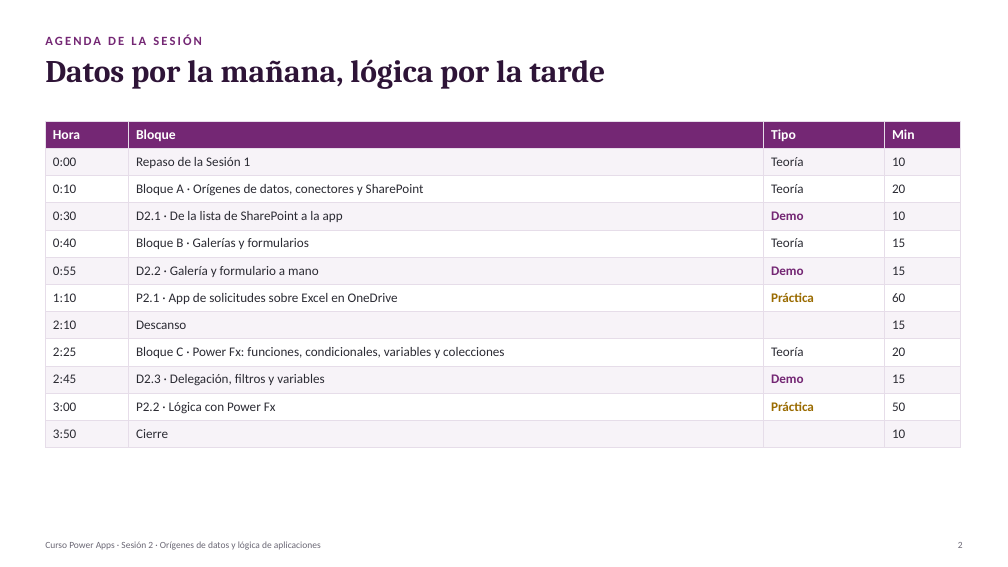
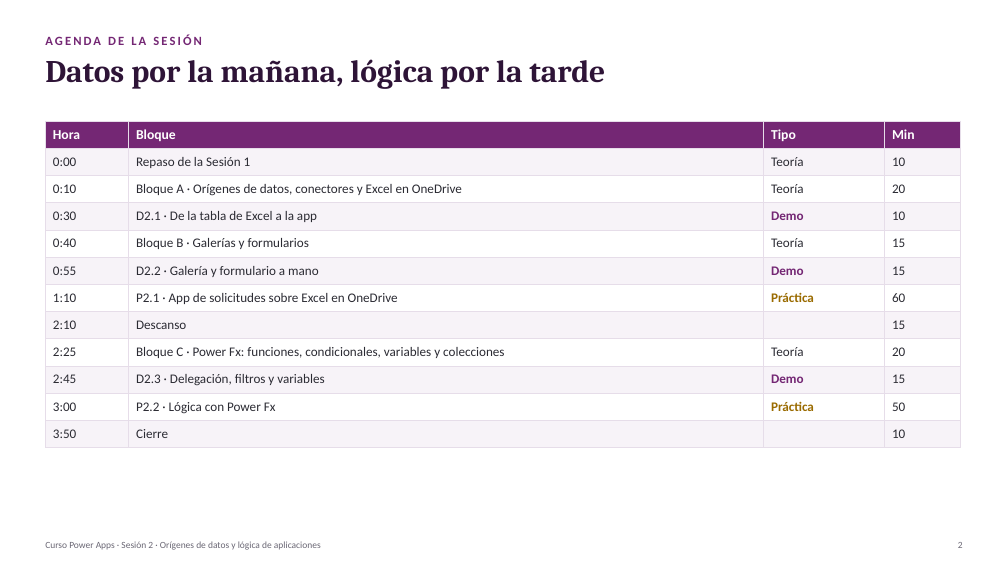
Before and after one commit to jorloicono/AF-POWER-APPS-FUNDAMENTOS, a slide deck: slide 2 of SESION_2/Sesion_2_Origenes_de_datos_y_logica.pptx. Drawn at 1008x567 pixels with LibreOffice and Linux fonts; fonts in the diff are those of the drawing. Boxes give left, top, right and bottom in pixels: in the first picture for what was removed or moved away, otherwise in the second. Text is boxed around its words. In the diff, an @@ line names an element or a change of style, - is before the commit and + after.

Commit message:
Todo el curso sobre Excel en OneDrive: practicas 3.1, 3.2, 4.1 y 4.2 sin SharePoint, nuevos libros de datos y presentaciones alineadas

```diff
--- a/SESION_2/Sesion_2_Origenes_de_datos_y_logica.pptx
+++ b/SESION_2/Sesion_2_Origenes_de_datos_y_logica.pptx
@@ table at box(45, 121, 960, 442) @@
-row 3, column 2: Bloque A · Orígenes de datos, conectores y SharePoint
+row 3, column 2: Bloque A · Orígenes de datos, conectores y Excel en OneDrive
-row 4, column 2: D2.1 · De la lista de SharePoint a la app
+row 4, column 2: D2.1 · De la tabla de Excel a la app
```
Also in this commit, not shown: 8 other slides changed, 12 other files.
